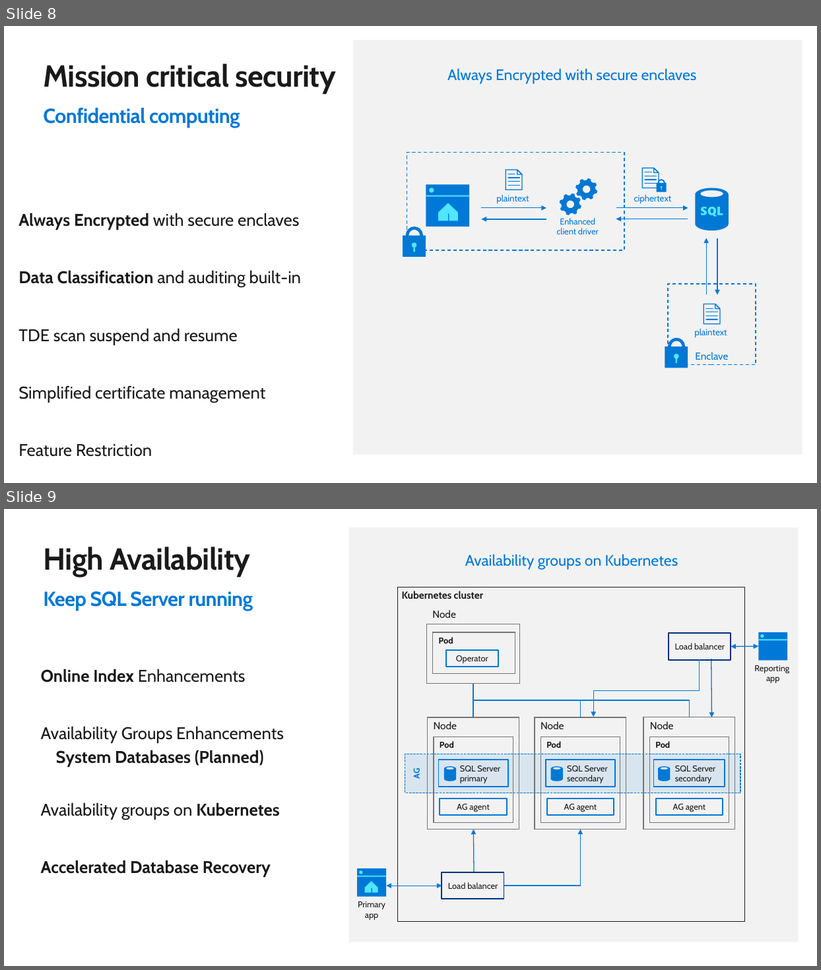
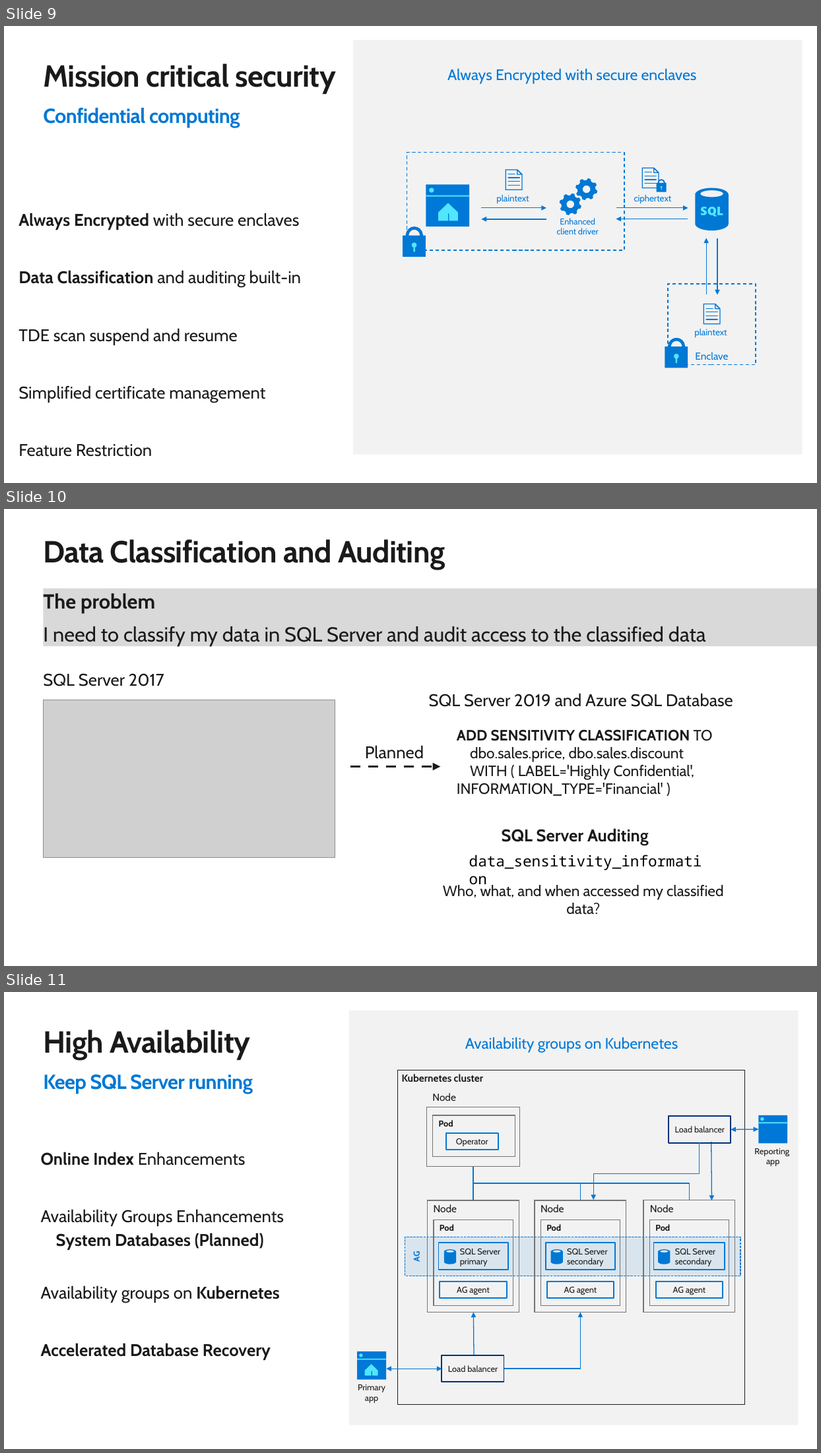
Before and after one commit to microsoft/sqlworkshops, a slide deck: SQLGroundToCloud/slides/SQL Server 2019 Modern Data Platform.pptx. Shown one above the other, each under a label of ours: slides 8 and 9 before the commit, slides 9, 10 and 11 after it. The pictures are 821x970 and 821x1453 pixels, drawn with LibreOffice and Linux fonts; fonts in the diff are those of the drawing; grey boxes stand for pictures; background and template pictures are left out. Boxes give left, top, right and bottom in pixels: in the first picture for what was removed or moved away, otherwise in the second. Text is boxed around its words. In the diff, an @@ line names an element or a change of style, - is before the commit and + after.

```diff
--- a/SQLGroundToCloud/slides/SQL Server 2019 Modern Data Platform.pptx
+++ b/SQLGroundToCloud/slides/SQL Server 2019 Modern Data Platform.pptx
@@ slide 10 added at (x1=4, y1=509, x2=817, y2=966), background #FFFFFF @@
@@ title added at (x1=43, y1=539, x2=445, y2=570), 36 pt, text #1A1A1A, bold @@
+Data Classification and Auditing
@@ rectangle added at (x1=43, y1=588, x2=817, y2=646), fill #D9D9D9, 24 pt, text #1A1A1A @@
+The problem
+I need to classify my data in SQL Server and audit access to the classified data
@@ text added at (x1=43, y1=673, x2=164, y2=687), 20 pt, text #1A1A1A @@
+SQL Server 2017
@@ picture added at (x1=43, y1=700, x2=335, y2=858) @@
@@ text added at (x1=429, y1=693, x2=733, y2=707), 20 pt, text #1A1A1A @@
+SQL Server 2019 and Azure SQL Database
@@ text added at (x1=365, y1=745, x2=424, y2=759), 20 pt, text #1A1A1A @@
+Planned
@@ text added at (x1=457, y1=729, x2=713, y2=796), 17.6 pt, text #1A1A1A @@
+ADD SENSITIVITY CLASSIFICATION TO
+dbo.sales.price, dbo.sales.discount
+WITH ( LABEL='Highly Confidential', INFORMATION_TYPE='Financial' )
@@ arrow added from (350, 767) to (441, 767), #1A1A1A 3 pt dashed @@
@@ text added at (x1=502, y1=828, x2=649, y2=846), 20 pt, text #1A1A1A, bold @@
+SQL Server Auditing
@@ text added at (x1=469, y1=855, x2=702, y2=871), 17.6 pt, text #000000 @@
+data_sensitivity_information
@@ text added at (x1=443, y1=884, x2=723, y2=915), 17.6 pt, text #1A1A1A @@
+Who, what, and when accessed my classified data?
@@ what was slide 8 is now slide 9 @@
@@ what was slide 9 is now slide 11 @@
```
Also in this commit, not shown: 1 slide changed, 4 other slides added, 2 slides removed, 2 other files.
